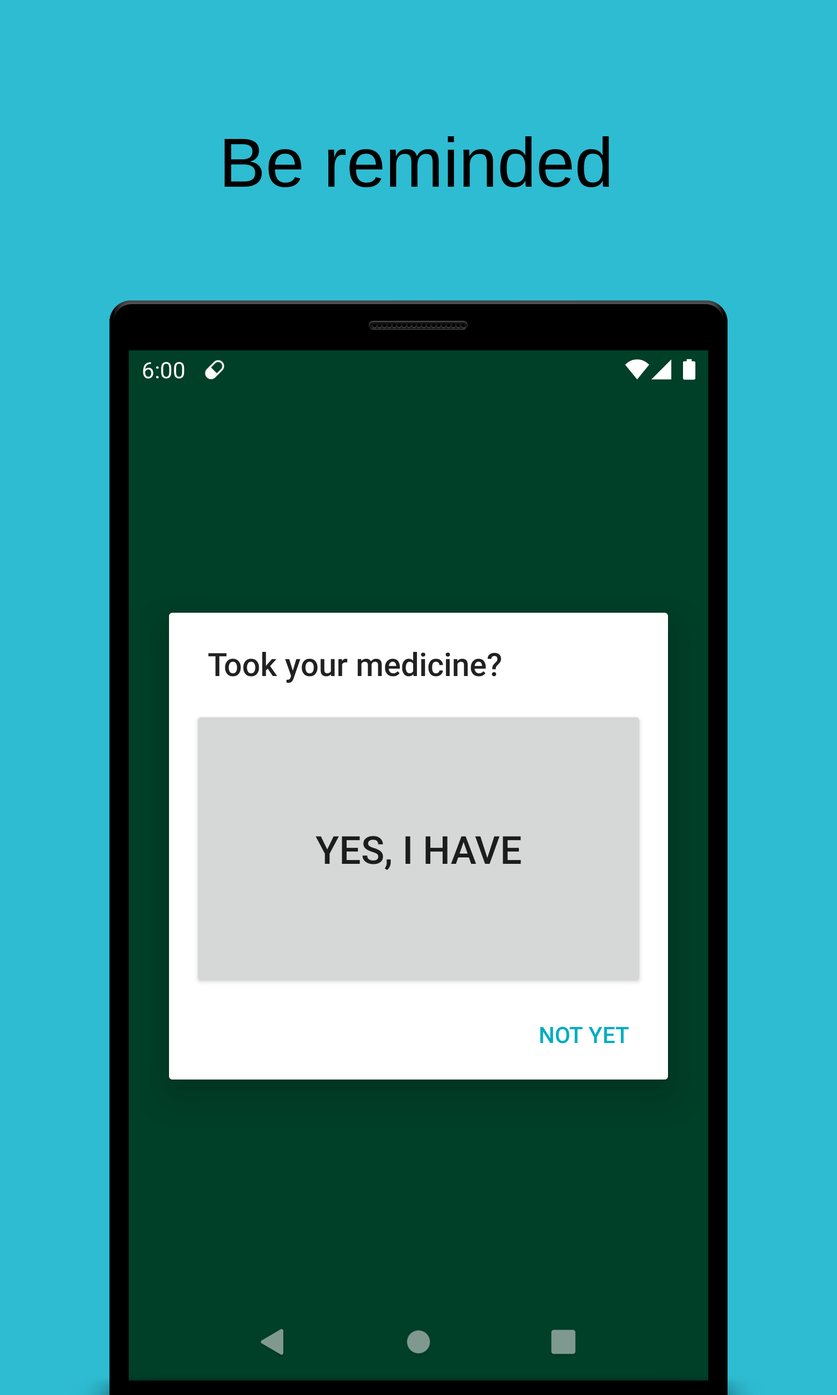
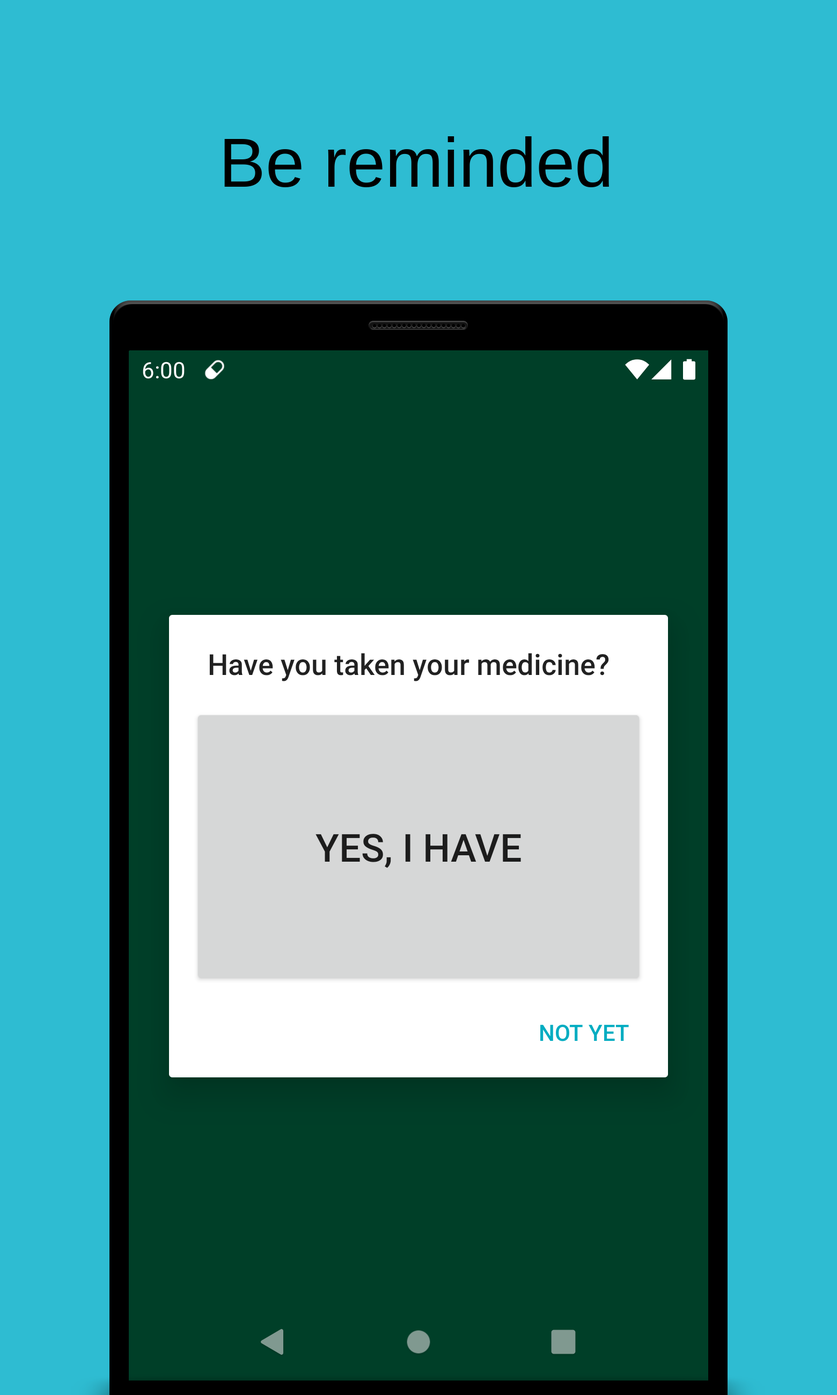
Layered file, before and after one edit (837 × 1395). Changes by layer:
painted on "Phone" over bbox(169, 612, 669, 1080)
